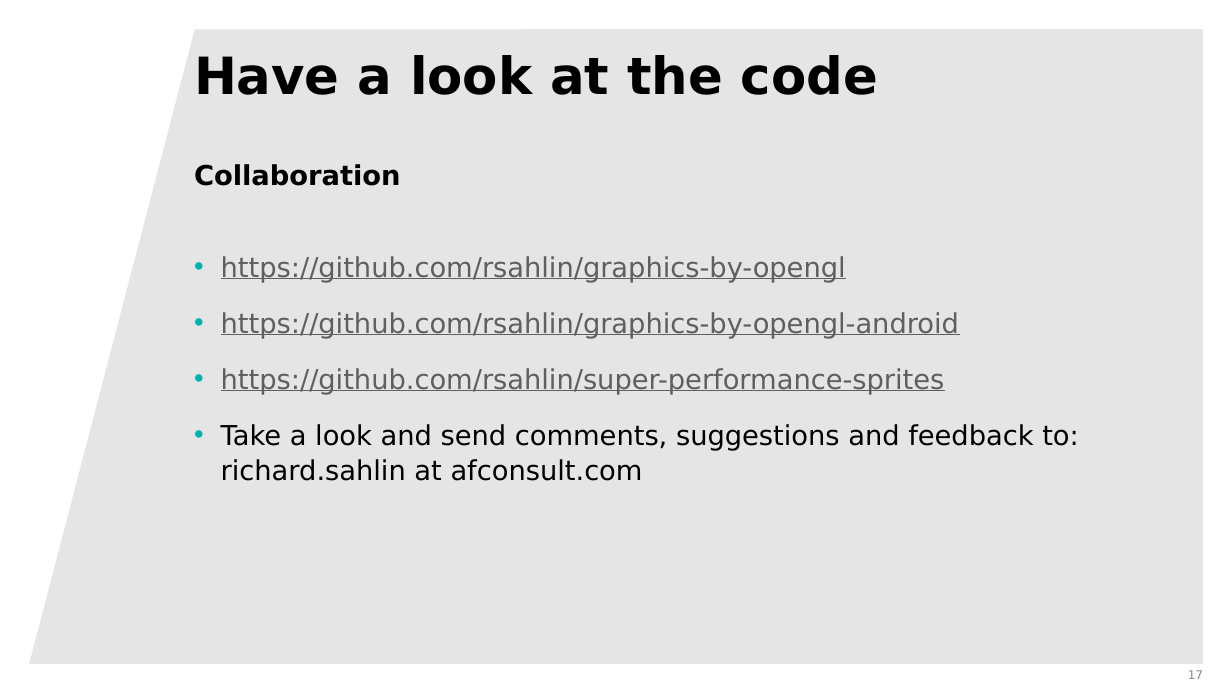
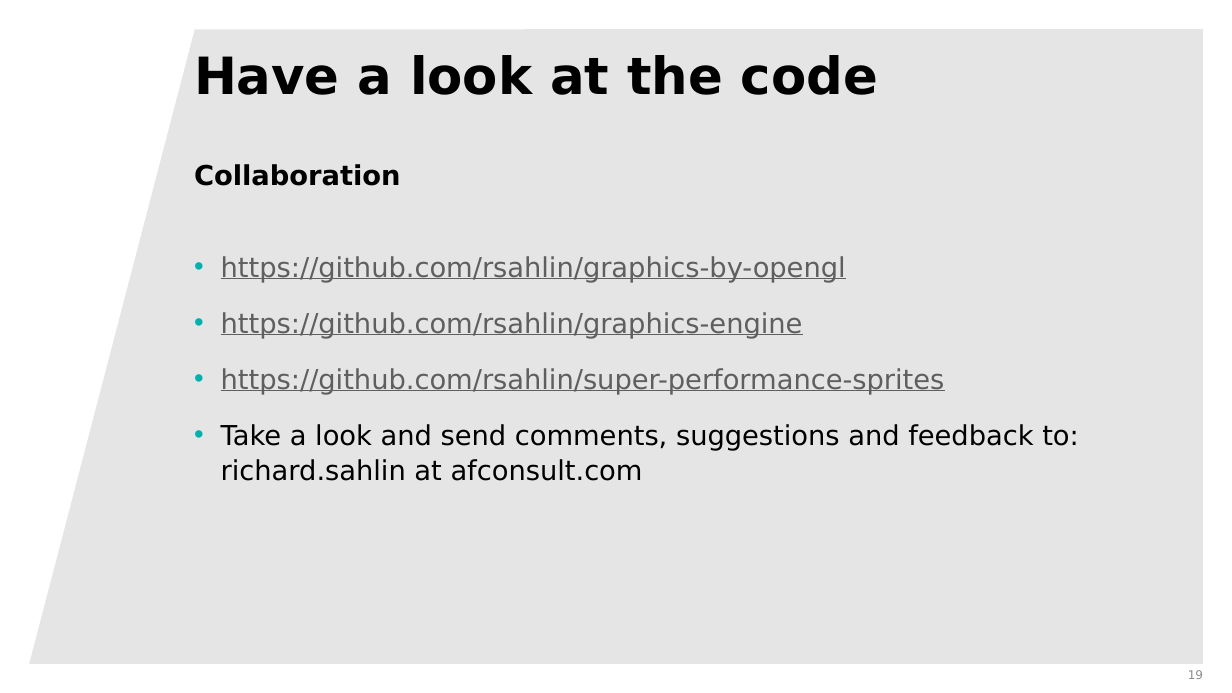
Before and after one commit to rsahlin/computer-graphics-presentations, a slide deck: slide 19 of deconstructingGLES.pptx (slide 17 before the commit). Drawn at 1232x693 pixels with LibreOffice and Linux fonts; fonts in the diff are those of the drawing; background and template pictures are left out. Boxes give left, top, right and bottom in pixels: in the first picture for what was removed or moved away, otherwise in the second. Text is boxed around its words. In the diff, an @@ line names an element or a change of style, - is before the commit and + after.

```diff
--- a/deconstructingGLES.pptx
+++ b/deconstructingGLES.pptx
@@ text at (221, 312, 803, 339): text changed @@
-• https://github.com/rsahlin/graphics-by-opengl-android
+• https://github.com/rsahlin/graphics-engine
@@ page number at (1188, 670, 1203, 679): text changed @@
-17
+19
```
Also in this commit, not shown: 6 other slides changed, 2 slides added.
